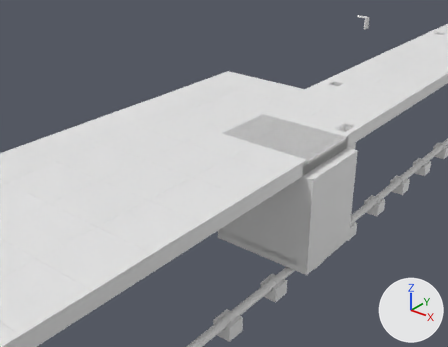
A saved change to the Blender file art/blender/alley_groundworks.blend.
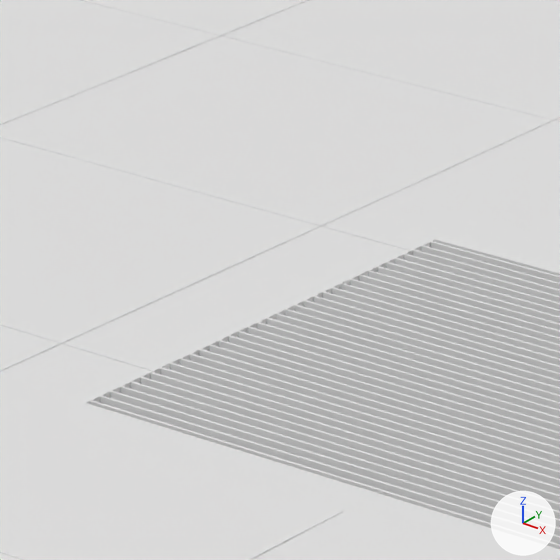
There are two pictures of each version: one from a 50 mm camera at (23.45, -13.26, 4.88) aimed at (15.24, -3.0, -1.48), one close up on the part from 47% to 62% of the width and 25% to 44% of the height. Lighting does not change. The marker at lower right points along +X, +Y and +Z. The last two pictures show the newer version.

In view in the first close-up: 'Groundworks_cast_iron_3_-1', 'Groundworks_cast_iron_4_-1', 'Groundworks_concrete_3_-1', 'Groundworks_concrete_3_-2', 'Groundworks_concrete_4_-1', 'Groundworks_concrete_4_-2'.
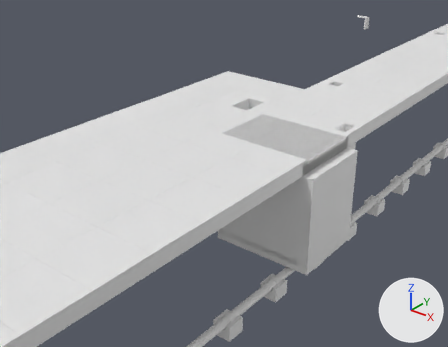
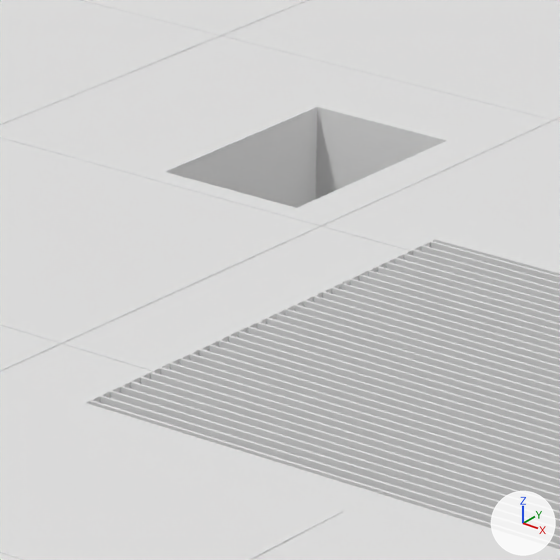
The change in detail:
me_groundworks_concrete_3__1 is used by ob_groundworks_concrete_3__1; location (14.0, -2.0, -0.15).
me_groundworks_concrete_3__1 had 3747 vertices, 1249 faces and spanned x -0.73..2.0, y -2.0..2.0, z -2.3..0.17.
me_groundworks_concrete_3__1 now has 3927 vertices, 1309 faces and spans x -0.73..2.0, y -2.0..2.0, z -2.3..0.17.
me_groundworks_concrete_3__1 part 1: 2 vertices moved from x 1.49, y 0.0, z -0.15..0.12 to x 1.05..1.5, y 0.0..0.2, z -0.15..0.12; 12 vertices removed from x 1.49, y 0.0, z -0.15..0.12; 190 vertices added at x -0.73..2.0, y -2.0..1.63, z -0.15..0.16.
Other edits to the shape of me_groundworks_concrete_3__1 do not show in these pictures.

What differs and where, as boxes [x1, y1, x2, y2] in the close-ups (560 x 560 px):
part 1 of me_groundworks_concrete_3__1, cut back
    after: [0, 36, 552, 343]
